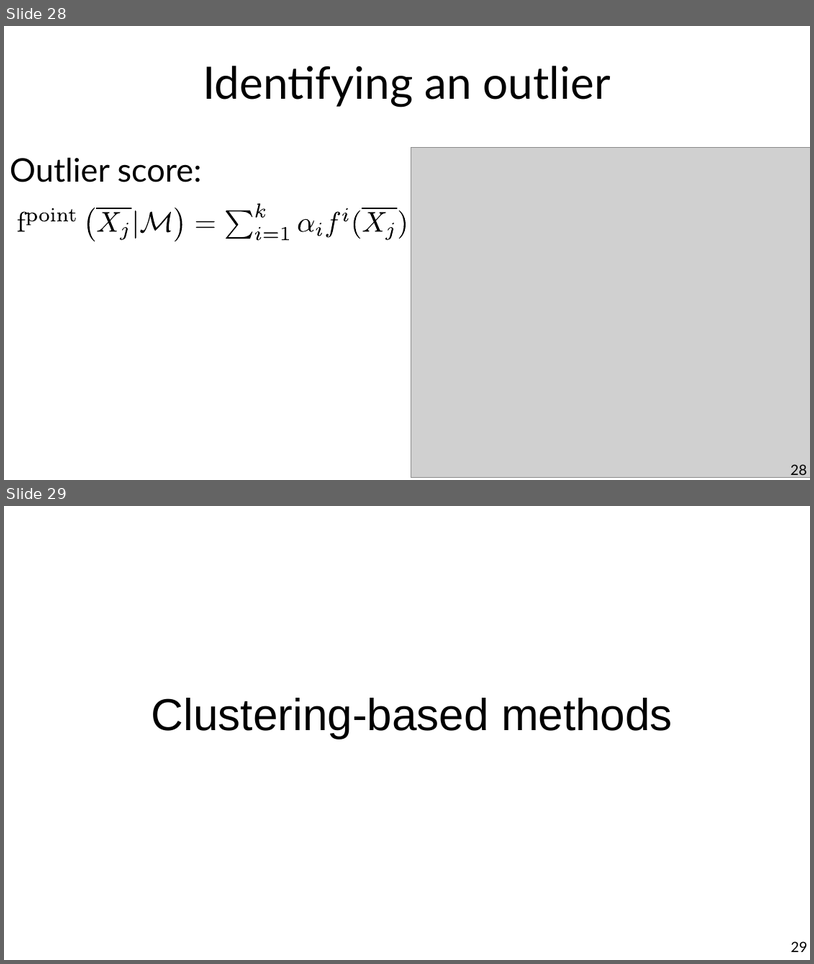
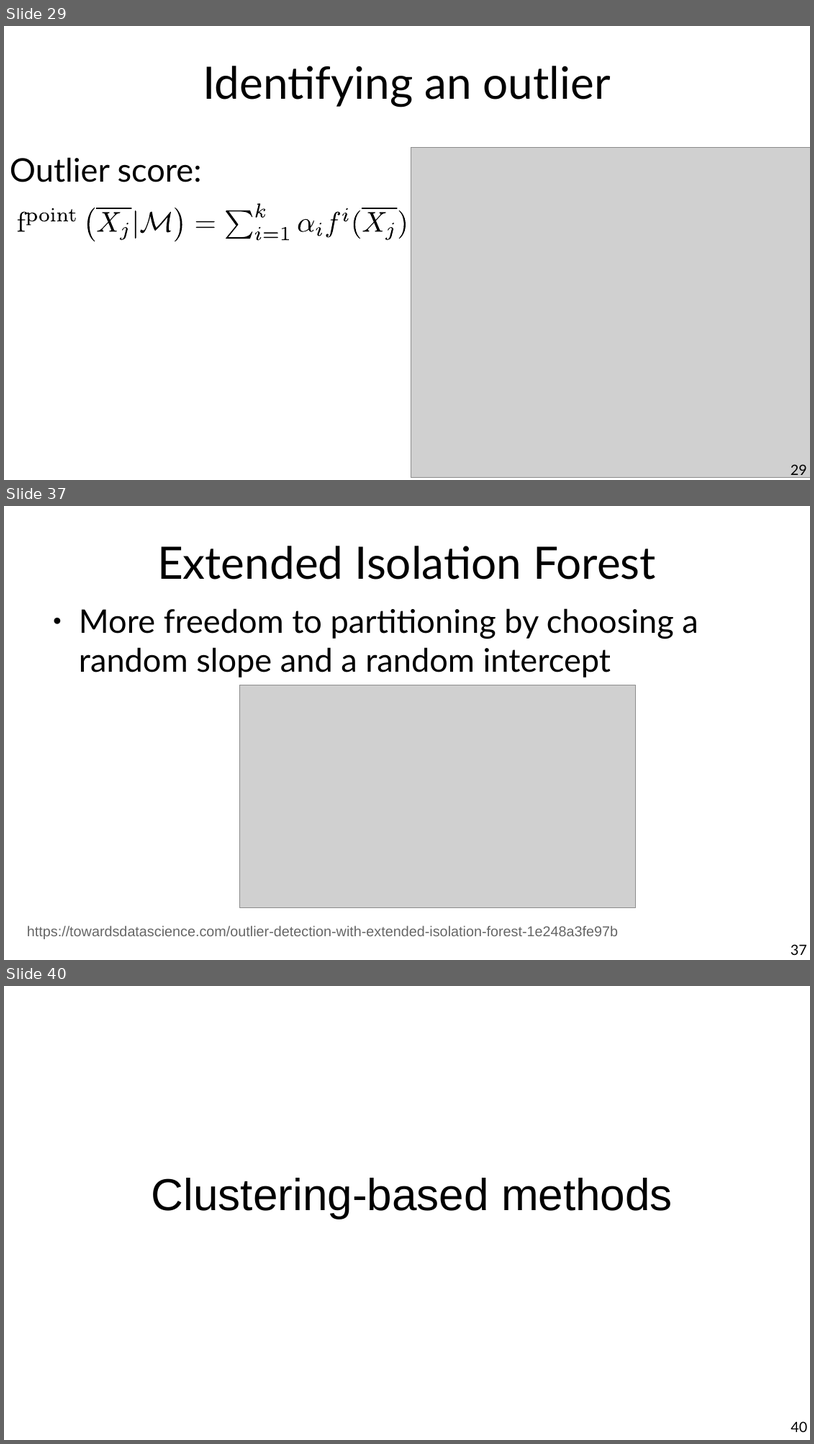
Before and after one commit to marco-calautti/data-mining-course, a slide deck: theory/tt09_outlier_detection.odp. Shown one above the other, each under a label of ours: slides 28 and 29 before the commit, slides 29, 37 and 40 after it; the slides between them are not shown. The pictures are 814x964 and 814x1444 pixels, drawn with LibreOffice and Linux fonts; fonts in the diff are those of the drawing; grey boxes stand for pictures. Boxes give left, top, right and bottom in pixels: in the first picture for what was removed or moved away, otherwise in the second. Text is boxed around its words. In the diff, an @@ line names an element or a change of style, - is before the commit and + after.

```diff
--- a/theory/tt09_outlier_detection.odp
+++ b/theory/tt09_outlier_detection.odp
@@ slide 37 added at (x1=4, y1=506, x2=810, y2=960), background #FFFFFF @@
@@ title added at (x1=157, y1=546, x2=656, y2=579), 44 pt, text #000000 @@
+Extended Isolation Forest
@@ text added at (x1=79, y1=608, x2=698, y2=677), 32 pt, text #000000 @@
+● More freedom to partitioning by choosing a random slope and a random intercept
@@ picture added at (x1=240, y1=685, x2=636, y2=908) @@
@@ text added at (x1=27, y1=925, x2=618, y2=939), 14 pt, text #666666 @@
+https://towardsdatascience.com/outlier-detection-with-extended-isolation-forest-1e248a3fe97b
@@ page number added at (x1=791, y1=944, x2=808, y2=955), 14 pt, text #000000 @@
+37
@@ what was slide 28 is now slide 29 @@
@@ page number at (x1=791, y1=464, x2=808, y2=478): text changed @@
-28
+29
@@ what was slide 29 is now slide 40 @@
@@ page number at (x1=791, y1=1421, x2=808, y2=1432): text changed @@
-29
+40
```
Also in this commit, not shown: 27 slides changed, 13 other slides added, 2 slides removed.
